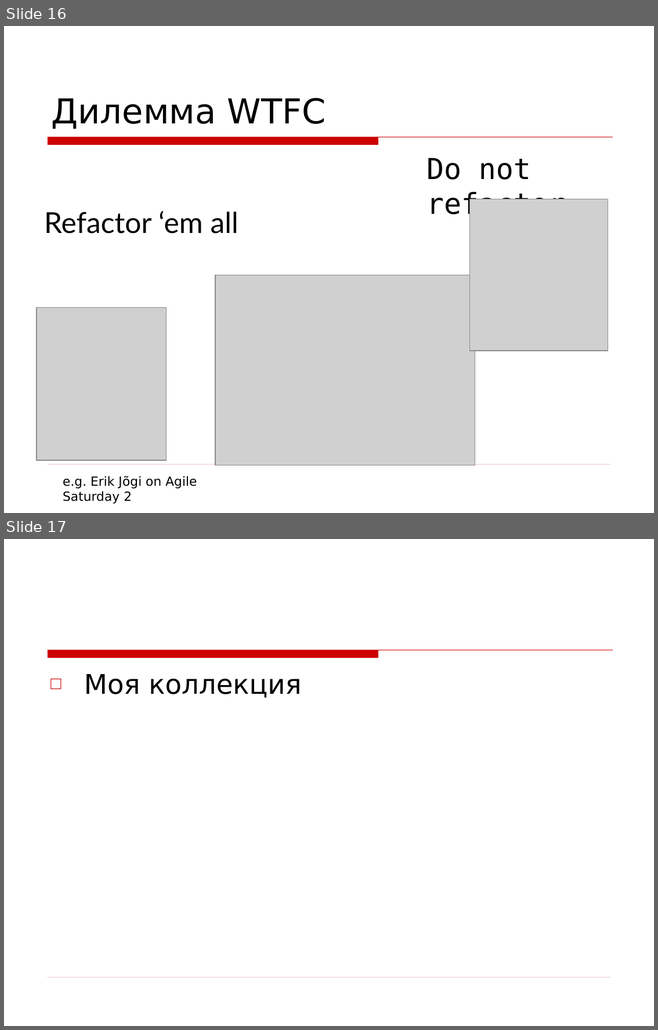
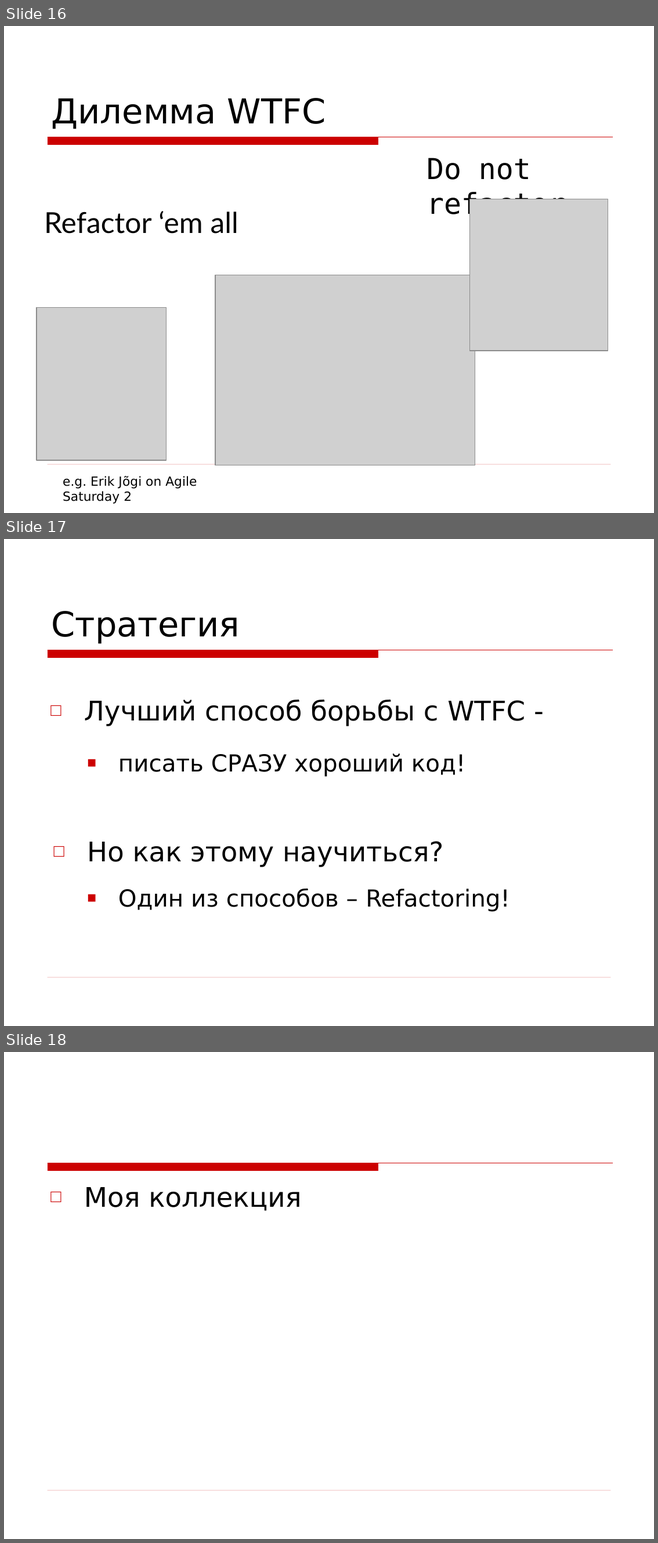
Before and after one commit to asolntsev/presentations, a slide deck: wtf-code/WTF_code.devclub.ru.ppt. Shown one above the other, each under a label of ours: slides 16 and 17 before the commit, slides 16, 17 and 18 after it. The pictures are 658x1030 and 658x1543 pixels, drawn with LibreOffice and Linux fonts; fonts in the diff are those of the drawing; grey boxes stand for pictures; background and template pictures are left out. Boxes give left, top, right and bottom in pixels: in the first picture for what was removed or moved away, otherwise in the second. Text is boxed around its words. In the diff, an @@ line names an element or a change of style, - is before the commit and + after.

```diff
--- a/wtf-code/WTF_code.devclub.ru.ppt
+++ b/wtf-code/WTF_code.devclub.ru.ppt
@@ slide 17 added at box(4, 539, 654, 1026), background picture (left out); not listed: 2 template elements that a slide beside it also shows @@
@@ title added at box(51, 611, 239, 644), 38 pt, text #000000 @@
+Стратегия
@@ text added at box(84, 700, 525, 726), 30 pt, text #000000 @@
+□ Лучший способ борьбы с WTFC -
@@ text added at box(118, 754, 465, 777), 26 pt, text #000000 @@
+  ■ писать СРАЗУ хороший код!
@@ text added at box(87, 841, 443, 867), 30 pt, text #000000 @@
+□ Но как этому научиться?
@@ text added at box(118, 888, 509, 912), 26 pt, text #000000 @@
+  ■ Один из способов – Refactoring!
@@ what was slide 17 is now slide 18 @@
```
Also in this commit, not shown: 13 slides changed, 4 other slides added, 2 slides removed.
